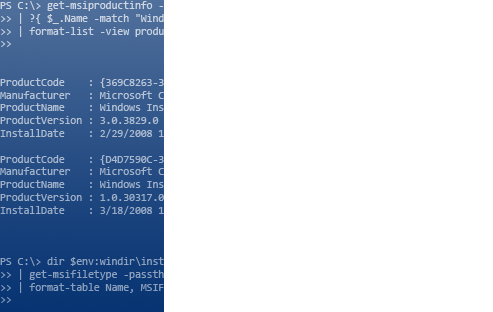
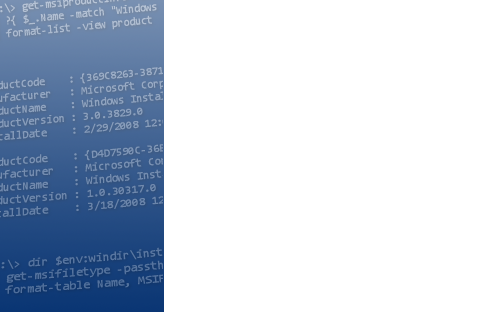
Revision of a layered 493 × 312 image; what changed, layer by layer:
"Gradient": opacity 50% → 75% over <box>0,0,164,312</box>
painted on "Console", masked it over <box>0,0,164,303</box>
added layer "Shadow" above "Background" over <box>0,0,163,299</box>
